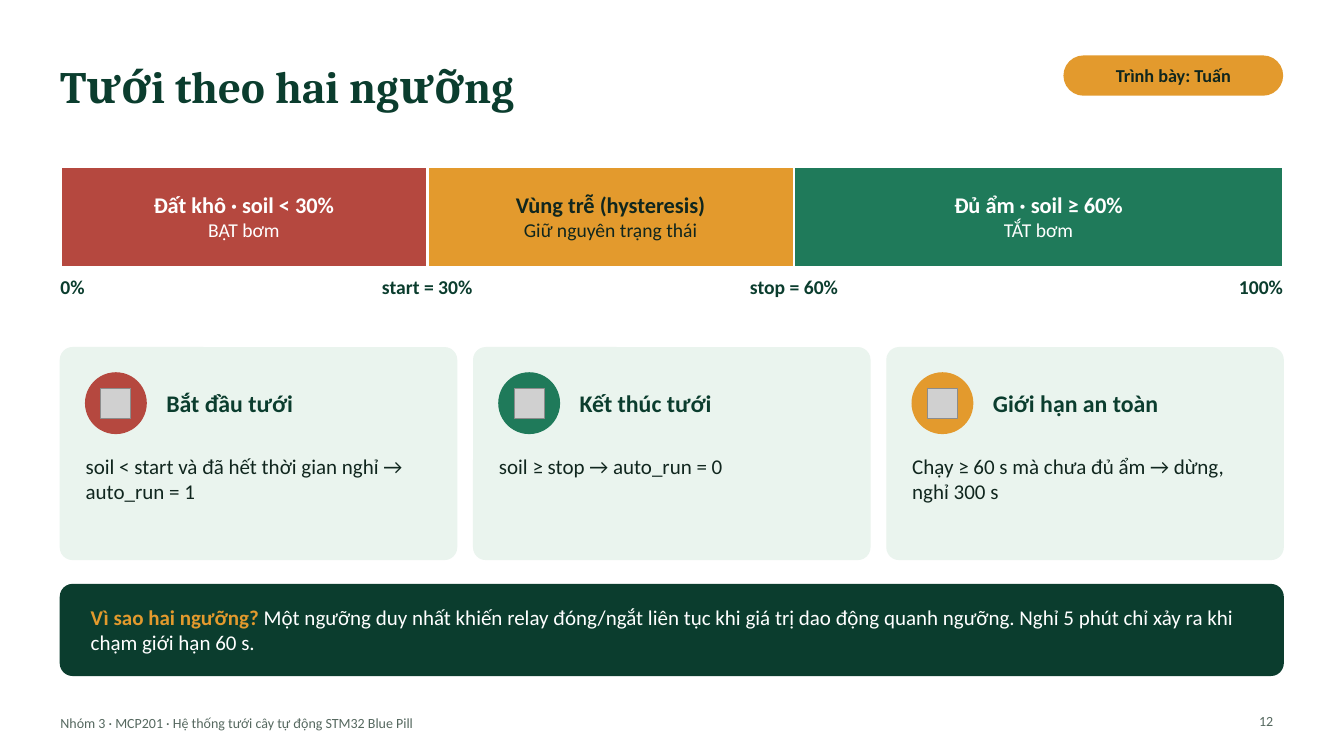
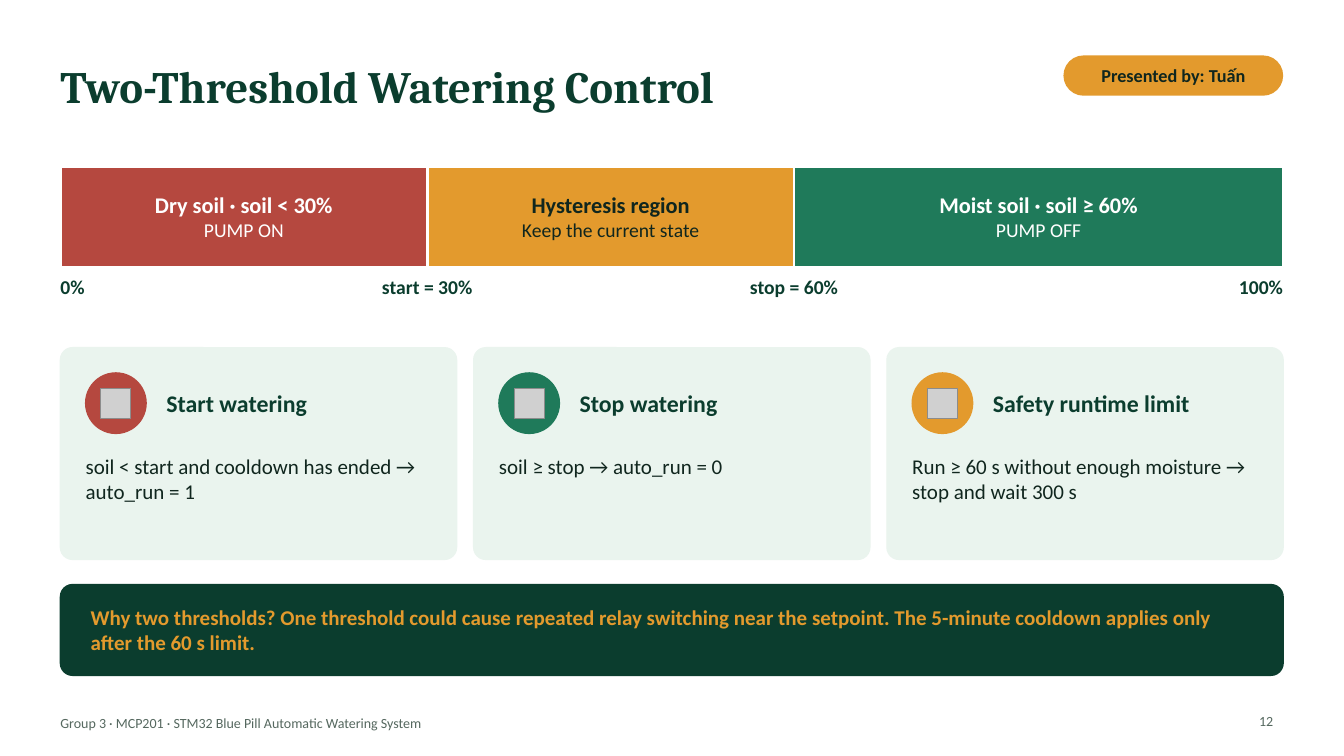
Before and after one commit to vukhangdeeptry/Automatic-Plant-Watering-System-using-STM32-Blue-Pill, a slide deck: slide 12 of Documentation/Slide_FinalThuyetTrinh_TuoiCay_STM32.pptx. Drawn at 1344x756 pixels with LibreOffice and Linux fonts; fonts in the diff are those of the drawing; grey boxes stand for pictures. Boxes give left, top, right and bottom in pixels: in the first picture for what was removed or moved away, otherwise in the second. Text is boxed around its words. In the diff, an @@ line names an element or a change of style, - is before the commit and + after.

```diff
--- a/Documentation/Slide_FinalThuyetTrinh_TuoiCay_STM32.pptx
+++ b/Documentation/Slide_FinalThuyetTrinh_TuoiCay_STM32.pptx
@@ title at bbox=[60, 72, 714, 113]: text changed @@
-Tưới theo hai ngưỡng
+Two-Threshold Watering Control
@@ text at bbox=[1101, 68, 1246, 85]: text changed @@
-Trình bày: Tuấn
+Presented by: Tuấn
@@ text at bbox=[155, 197, 333, 237]: text changed @@
-Đất khô · soil < 30%
-BẬT bơm
+Dry soil · soil < 30%
+PUMP ON
@@ text at bbox=[522, 197, 699, 240]: text changed; size 16 to 14 pt; bold off @@
-Vùng trễ (hysteresis)
-Giữ nguyên trạng thái
+Hysteresis region
+Keep the current state
@@ text at bbox=[939, 197, 1138, 237]: text changed @@
-Đủ ẩm · soil ≥ 60%
-TẮT bơm
+Moist soil · soil ≥ 60%
+PUMP OFF
@@ text at bbox=[166, 395, 306, 416]: text changed @@
-Bắt đầu tưới
+Start watering
@@ text at bbox=[580, 395, 717, 416]: text changed @@
-Kết thúc tưới
+Stop watering
@@ text at bbox=[993, 395, 1189, 416]: text changed @@
-Giới hạn an toàn
+Safety runtime limit
@@ text at bbox=[86, 459, 392, 502]: text changed @@
-soil < start và đã hết thời gian nghỉ → auto_run = 1
+soil < start and cooldown has ended → auto_run = 1
@@ text at bbox=[912, 459, 1221, 503]: text changed @@
-Chạy ≥ 60 s mà chưa đủ ẩm → dừng, nghỉ 300 s
+Run ≥ 60 s without enough moisture → stop and wait 300 s
@@ text at bbox=[91, 610, 1211, 650]: text changed; text colour #FFFFFF to #E39A2D; bold on @@
-Vì sao hai ngưỡng? Một ngưỡng duy nhất khiến relay đóng/ngắt liên tục khi giá trị dao động quanh ngưỡng. Nghỉ 5 phút chỉ xảy ra khi chạm giới hạn 60 s.
+Why two thresholds? One threshold could cause repeated relay switching near the setpoint. The 5-minute cooldown applies only after the 60 s limit.
@@ text at bbox=[60, 718, 421, 731]: text changed @@
-Nhóm 3 · MCP201 · Hệ thống tưới cây tự động STM32 Blue Pill
+Group 3 · MCP201 · STM32 Blue Pill Automatic Watering System
```
Also in this commit, not shown: 17 other slides changed, 1 slide added, 1 slide removed.
